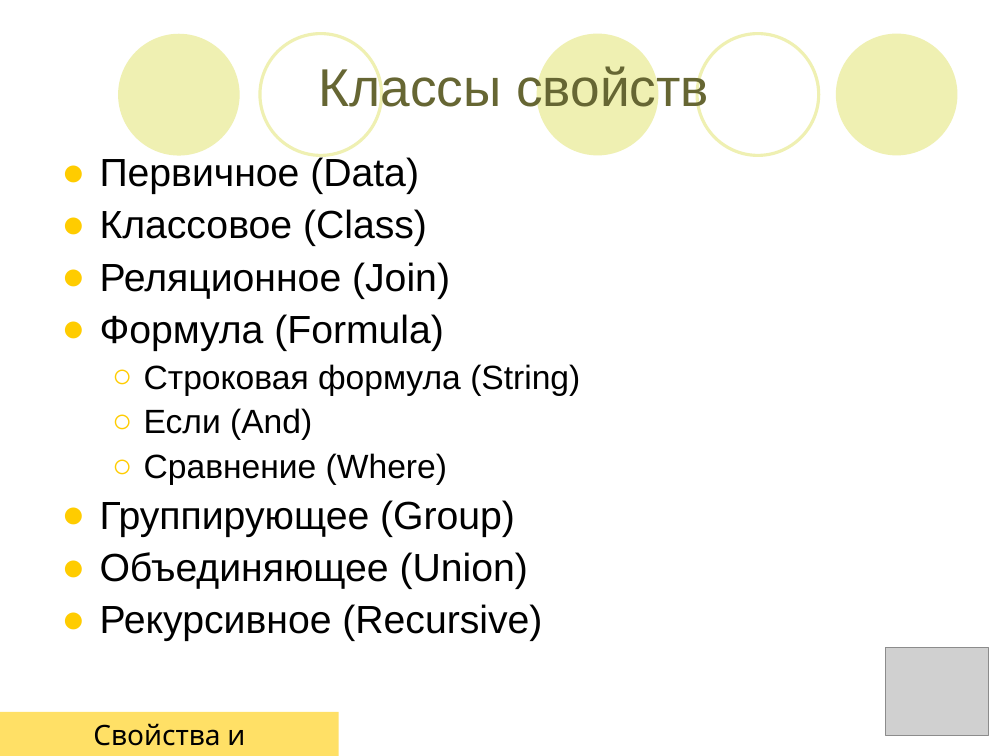
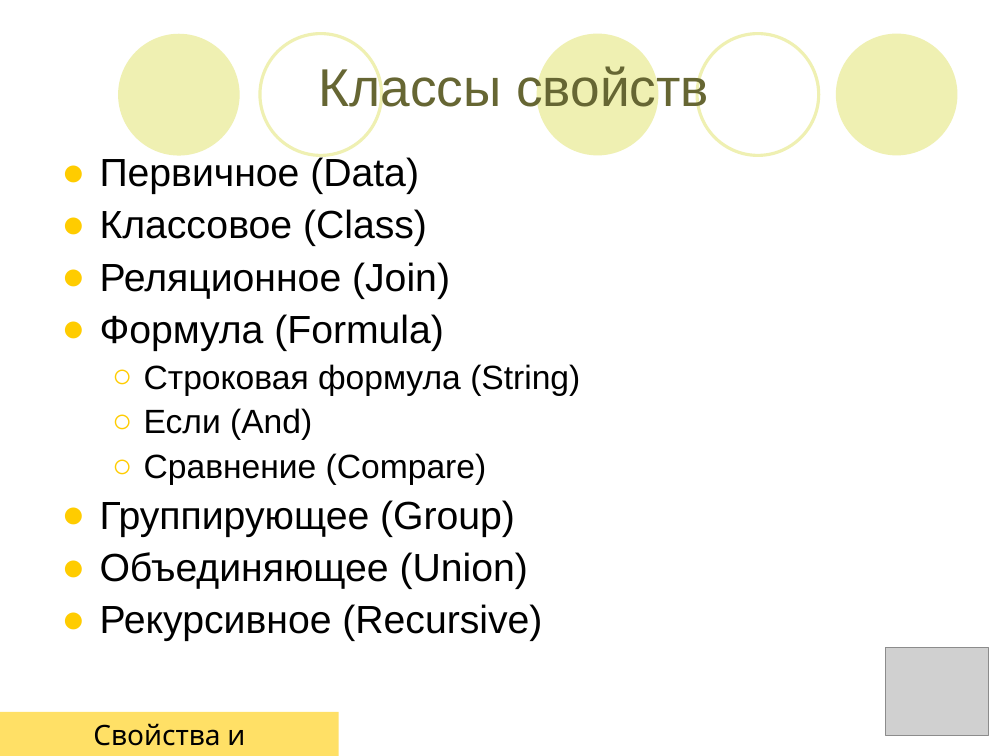
Before and after one commit to lsfusion/platform, a slide deck: slide 15 of platform/docs/Презентация.ppt. Drawn at 1008x756 pixels with LibreOffice and Linux fonts; fonts in the diff are those of the drawing; grey boxes stand for pictures. Boxes give left, top, right and bottom in pixels: in the first picture for what was removed or moved away, otherwise in the second. Text is boxed around its words. In the diff, an @@ line names an element or a change of style, - is before the commit and + after.

```diff
--- a/platform/docs/Презентация.ppt
+++ b/platform/docs/Презентация.ppt
@@ text at (x1=144, y1=453, x2=487, y2=485): text changed @@
-  ○ Сравнение (Where)
+  ○ Сравнение (Compare)
```
Also in this commit, not shown: 11 other files.
